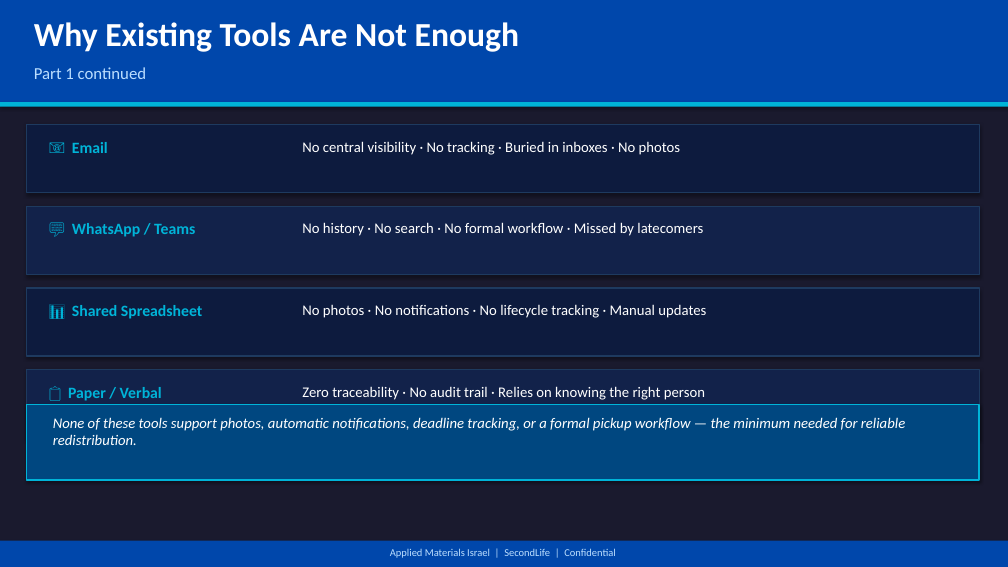
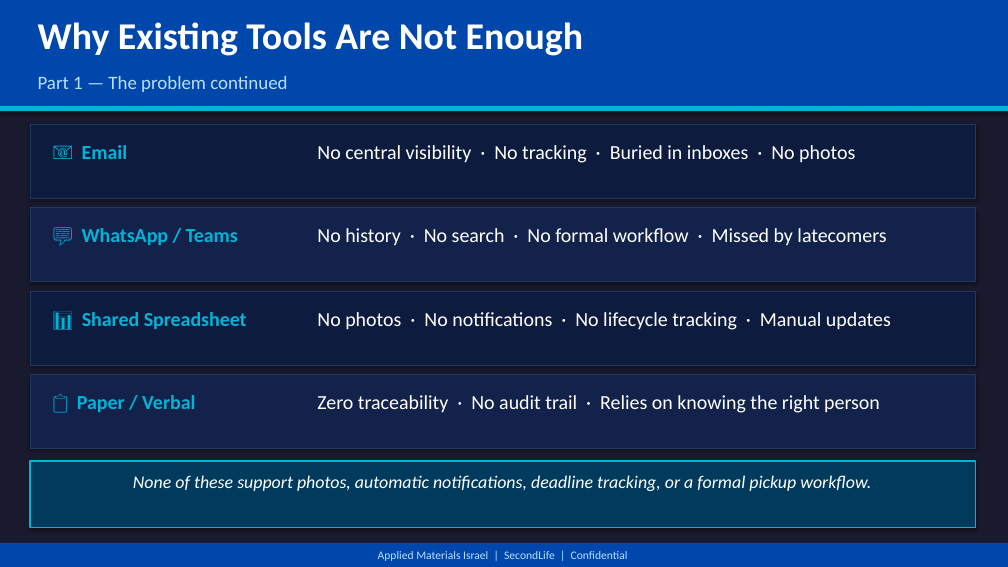
Before and after one commit to Ofekivri/MarketplaceAMAT, a slide deck: slide 4 of docs/SecondLife-IT-Presentation.pptx (slide 3 before the commit). Drawn at 1008x567 pixels with LibreOffice and Linux fonts; fonts in the diff are those of the drawing. Boxes give left, top, right and bottom in pixels: in the first picture for what was removed or moved away, otherwise in the second. Text is boxed around its words. In the diff, an @@ line names an element or a change of style, - is before the commit and + after.

```diff
--- a/docs/SecondLife-IT-Presentation.pptx
+++ b/docs/SecondLife-IT-Presentation.pptx
@@ rectangle resized from (x1=0, y1=0, x2=1008, y2=102) to (x1=0, y1=0, x2=1008, y2=106) @@
@@ text "Why Existing Tools Are Not ..." at (x1=38, y1=22, x2=583, y2=56): size 32 to 36 pt @@
@@ text at (x1=38, y1=76, x2=287, y2=92): text changed; size 16 to 18 pt @@
-Part 1 continued
+Part 1 — The problem continued
@@ rectangle moved from (x1=0, y1=102, x2=1008, y2=107) to (x1=0, y1=106, x2=1008, y2=111) @@
@@ rectangle resized from (x1=26, y1=125, x2=979, y2=193) to (x1=30, y1=125, x2=975, y2=199) @@
@@ text "No central visibility · No ..." moved from (x1=302, y1=141, x2=681, y2=155) to (x1=317, y1=145, x2=855, y2=163) @@
@@ rectangle resized from (x1=26, y1=206, x2=979, y2=274) to (x1=30, y1=208, x2=975, y2=282) @@
@@ text "No history · No search ..." moved from (x1=302, y1=222, x2=703, y2=236) to (x1=317, y1=228, x2=886, y2=246) @@
@@ rectangle resized from (x1=26, y1=288, x2=979, y2=356) to (x1=30, y1=291, x2=975, y2=365) @@
@@ text "No photos · No notifications ..." moved from (x1=302, y1=304, x2=706, y2=318) to (x1=317, y1=312, x2=891, y2=330) @@
@@ rectangle resized from (x1=26, y1=370, x2=979, y2=438) to (x1=30, y1=374, x2=975, y2=448) @@
@@ size 15 to 19 pt in 4 elements at (x1=82, y1=145, x2=127, y2=159), (x1=82, y1=228, x2=238, y2=245), (x1=82, y1=312, x2=247, y2=329), (x1=77, y1=395, x2=195, y2=412) @@
@@ text "📋 Paper / Verbal" moved from (x1=68, y1=387, x2=162, y2=401) to (x1=77, y1=395, x2=195, y2=412) @@
@@ size 14 to 19 pt in 4 elements at (x1=317, y1=145, x2=855, y2=163), (x1=317, y1=228, x2=886, y2=246), (x1=317, y1=312, x2=891, y2=330), (x1=317, y1=395, x2=880, y2=413) @@
@@ text "Zero traceability · No audit ..." moved from (x1=302, y1=386, x2=705, y2=400) to (x1=317, y1=395, x2=880, y2=413) @@
@@ rectangle resized from (x1=26, y1=405, x2=979, y2=480) to (x1=30, y1=461, x2=975, y2=528) @@
@@ rectangle at (x1=30, y1=461, x2=975, y2=528): fill #004780 to #003A5C @@
@@ text at (x1=133, y1=475, x2=871, y2=491): text changed; size 14 to 17 pt @@
-None of these tools support photos, automatic notifications, deadline tracking, or a formal pickup workflow — the minimum needed for reliable redistribution.
+None of these support photos, automatic notifications, deadline tracking, or a formal pickup workflow.
@@ text "Applied Materials Israel | SecondLife ..." at (x1=378, y1=551, x2=628, y2=561): size 10 to 11 pt @@
```
Also in this commit, not shown: 8 other slides changed, 4 slides added, 1 slide removed, 1 other file.
